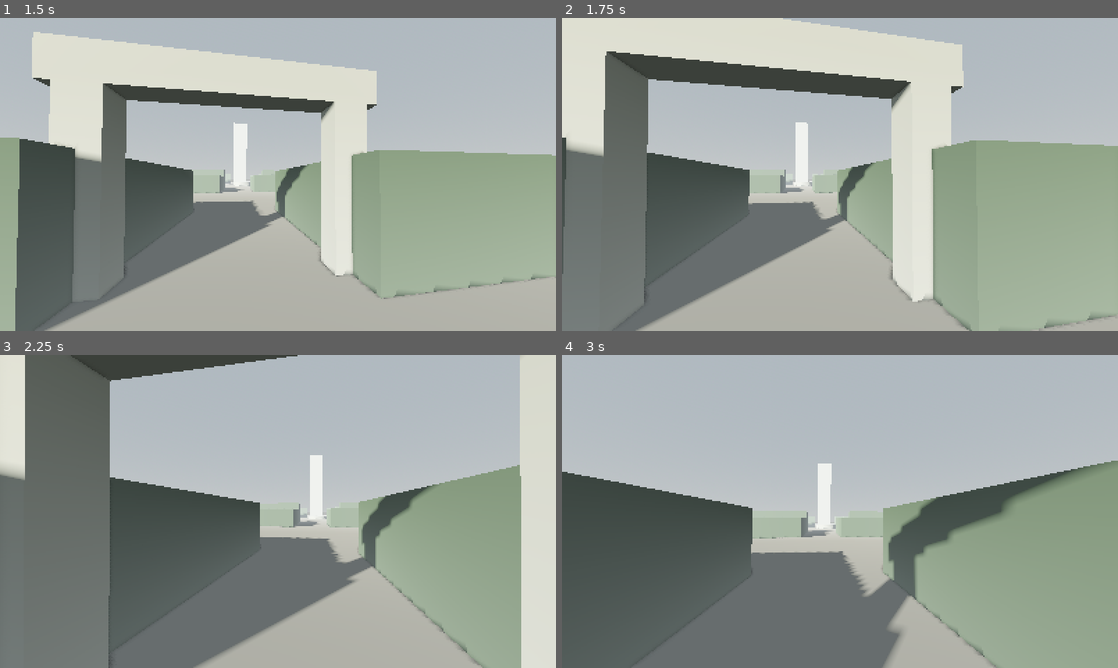
Above: before the commit, frames 1-4 (two rows, left to right).
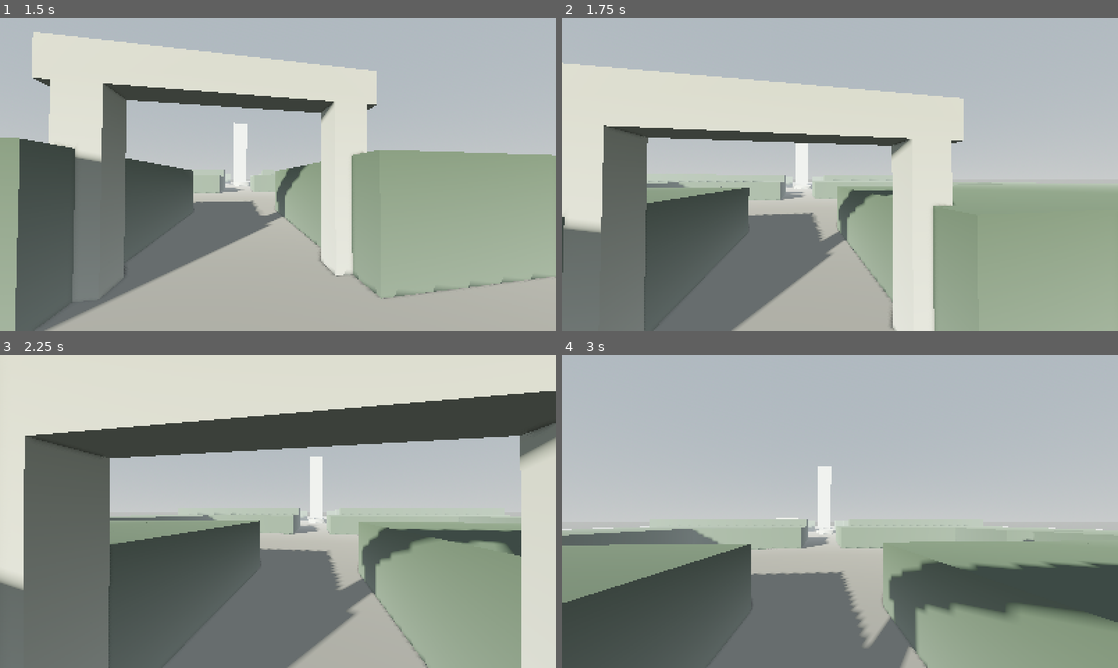
Above: after the commit, the same moments.

Repository: klauschatrny/dnd
Game: Godot game, scene res://cenas/menus/menu_inicial.tscn
Two runs of this game, one before a commit and one after it. Both use one fixed random seed, a clock stepped at 60 frames per second and the inputs below.
Inputs (mouse positions are in pixels of both pictures, inside the frame that each line leads up to):
- Up to frame 1 (1.5 s): click "Explorar" at 0.5 s; tap Enter at 1.25 s; move the mouse to (305, 174) at 1.27 s; hold W (mover_frente) from 1.28 s (still down); tap E (interagir) at 1.35 s
- Up to frame 2 (1.75 s): keep holding W (mover_frente); tap Space (pular, bound only after the commit) at 1.52, 1.55 s
- Up to frame 3 (2.25 s): keep holding W (mover_frente); tap Space (pular, bound only after the commit) at 1.82, 2.1 s; move the mouse to (250, 511) at 2.02 s
- Up to frame 4 (3 s): keep holding W (mover_frente); tap Space (pular, bound only after the commit) at 2.27, 2.57 s; tap E (interagir) at 2.3, 2.85 s; move the mouse to (851, 505) at 2.77 s

Frame 1 is identical in both runs. In frame 2, 39% of the frame differs, in the area x 0-100%, y 0-100%; in frame 3, 43%; in frame 4, 29%.

Commit message:
Adiciona comando de pulo ao jogador (Espaço)
A pedido do dono. Ação "pular" (Espaço) e velocidade_pulo no jogador;
pula só quando no chão. GDD §4 desaconselha pular — divergência registrada
no código e no CLAUDE.md.

Co-Authored-By: Claude Opus 4.8 <noreply@anthropic.com>

Diff:
--- a/project.godot
+++ b/project.godot
@@ -62,6 +62,11 @@
 "events": [Object(InputEventKey,"resource_local_to_scene":false,"resource_name":"","device":-1,"window_id":0,"alt_press …(195 unchanged characters)…
 ]
 }
+pular={
+"deadzone": 0.5,
+"events": [Object(InputEventKey,"resource_local_to_scene":false,"resource_name":"","device":-1,"window_id":0,"alt_pressed":false,"shift_pressed":false,"ctrl_pressed":false,"meta_pressed":false,"pressed":false,"keycode":0,"physical_keycode":32,"key_label":0,"unicode":0,"location":0,"echo":false,"script":null)
+]
+}
 
 [rendering]
 
--- a/scripts/jogador/jogador.gd
+++ b/scripts/jogador/jogador.gd
@@ -1,12 +1,13 @@
 extends CharacterBody3D
 ## Controlador do jogador em primeira pessoa.
 ##
-## Segue o GDD: apenas andar, olhar ao redor e interagir.
-## Sem correr, agachar, pular, escalar ou deslizar — quanto menos comandos,
-## maior a imersão. Ritmo contemplativo, sem head bob.
+## Ações: andar, olhar ao redor, interagir e pular. Ritmo contemplativo, sem head bob.
+## Nota: o GDD (pilar §4) desaconselha pular; adicionado a pedido do dono do projeto.
 
 ## Velocidade de caminhada (m/s). Confortável, pensada para incentivar a observação.
 @export var velocidade_caminhada: float = 2.8
+## Velocidade vertical inicial do pulo (m/s).
+@export var velocidade_pulo: float = 4.5
 ## Limite vertical do olhar, em graus.
 @export var limite_vertical: float = 89.0
 
@@ -33,6 +34,8 @@
 func _physics_process(delta: float) -> void:
 	if is_on_floor():
 		velocity.y = 0.0
+		if Input.is_action_just_pressed("pular"):
+			velocity.y = velocidade_pulo
 	else:
 		velocity.y -= _gravidade * delta
 
Not shown, changed: CLAUDE.md
